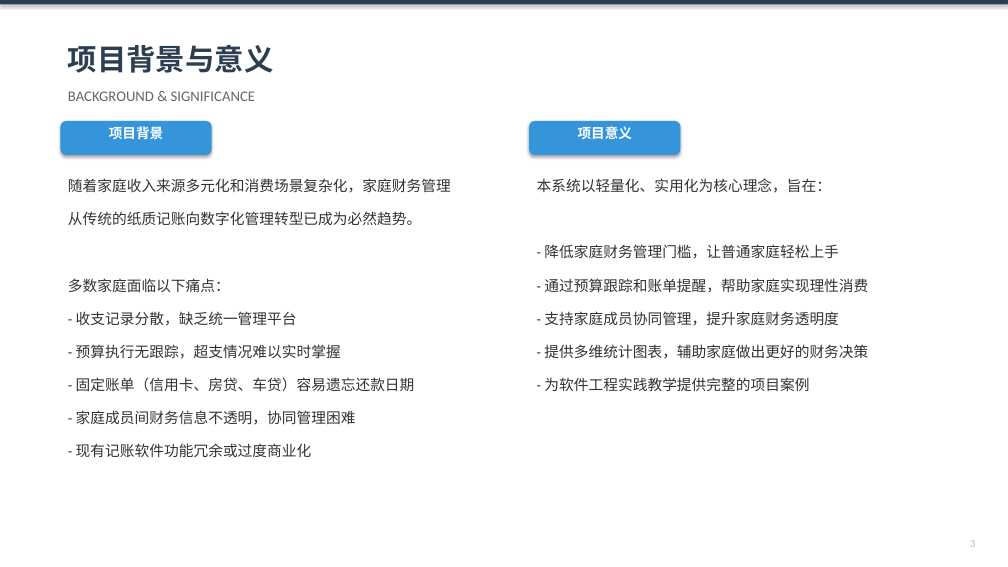
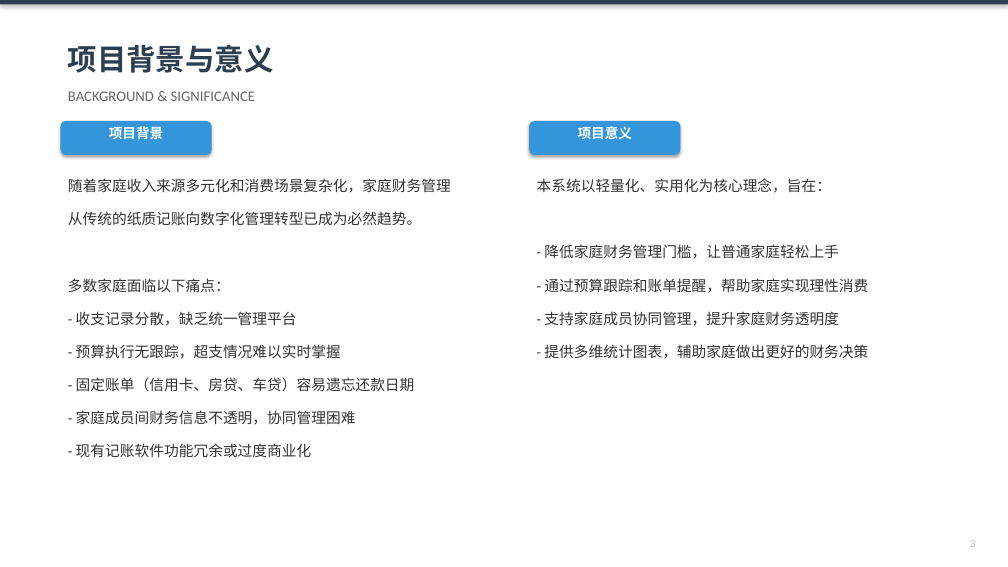
Before and after one commit to ztXie510/git, a slide deck: slide 3 of 家庭财务管理系统_开题报告.pptx. Drawn at 1008x567 pixels with LibreOffice and Linux fonts; fonts in the diff are those of the drawing. Boxes give left, top, right and bottom in pixels: in the first picture for what was removed or moved away, otherwise in the second. Text is boxed around its words. In the diff, an @@ line names an element or a change of style, - is before the commit and + after.

```diff
--- a/家庭财务管理系统_开题报告.pptx
+++ b/家庭财务管理系统_开题报告.pptx
@@ text at (x1=544, y1=377, x2=809, y2=391): paragraph removed @@
-- 为软件工程实践教学提供完整的项目案例
```
Also in this commit, not shown: 28 other files.
